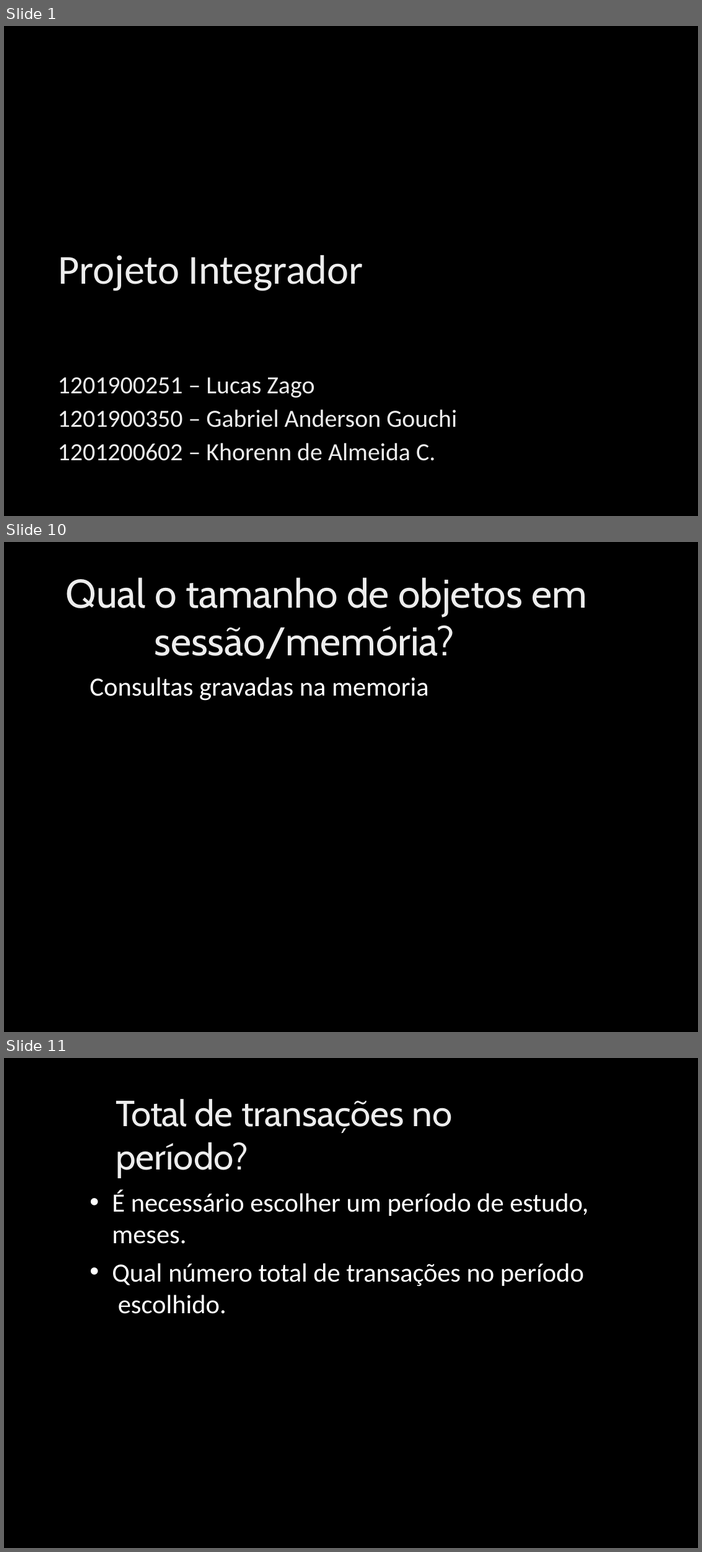
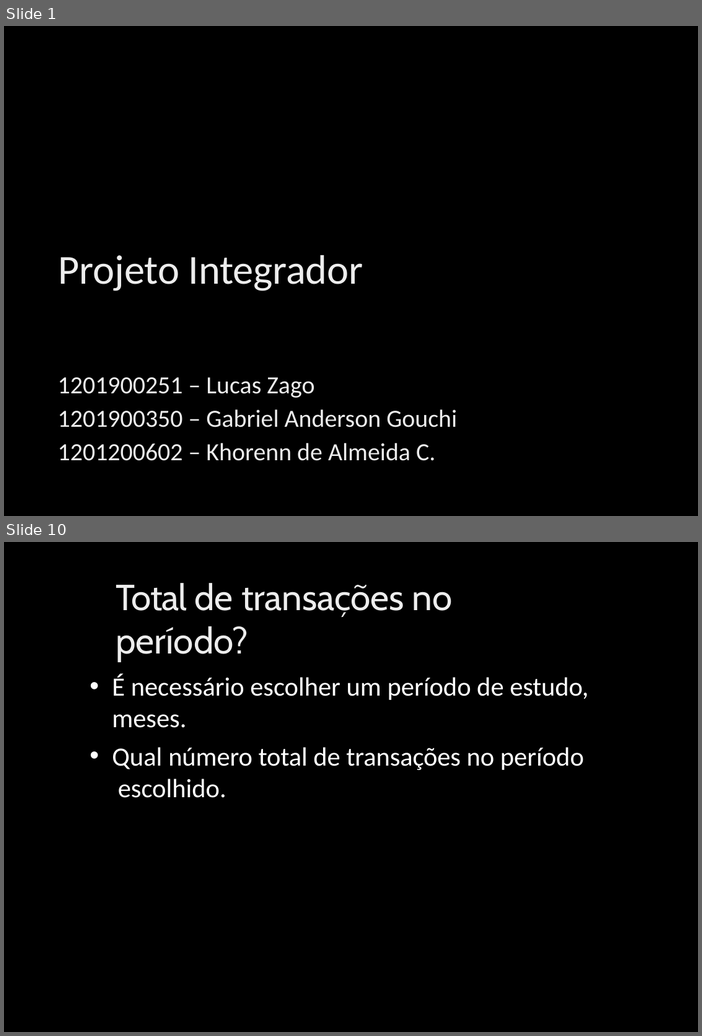
Before and after one commit to khorenn/PI, a slide deck: apresentação/Definições do projeto integrador.pptx. Shown one above the other, each under a label of ours: slides 1, 10 and 11 before the commit, slides 1 and 10 after it; the slides between them are not shown. The pictures are 702x1552 and 702x1036 pixels, drawn with LibreOffice and Linux fonts; fonts in the diff are those of the drawing; background and template pictures are left out. Boxes give left, top, right and bottom in pixels: in the first picture for what was removed or moved away, otherwise in the second. Text is boxed around its words. In the diff, an @@ line names an element or a change of style, - is before the commit and + after.

```diff
--- a/apresentação/Definições do projeto integrador.pptx
+++ b/apresentação/Definições do projeto integrador.pptx
@@ slide 10 removed at (4, 542, 698, 1032), background picture (left out) @@
@@ title removed at (66, 577, 587, 659) @@
-Qual o tamanho de objetos em sessão/memória?
@@ text removed at (90, 677, 429, 701) @@
-Consultas gravadas na memoria
@@ what was slide 11 is now slide 10 @@
```
Also in this commit, not shown: 6 slides changed, 2 slides added, 2 other slides removed.
